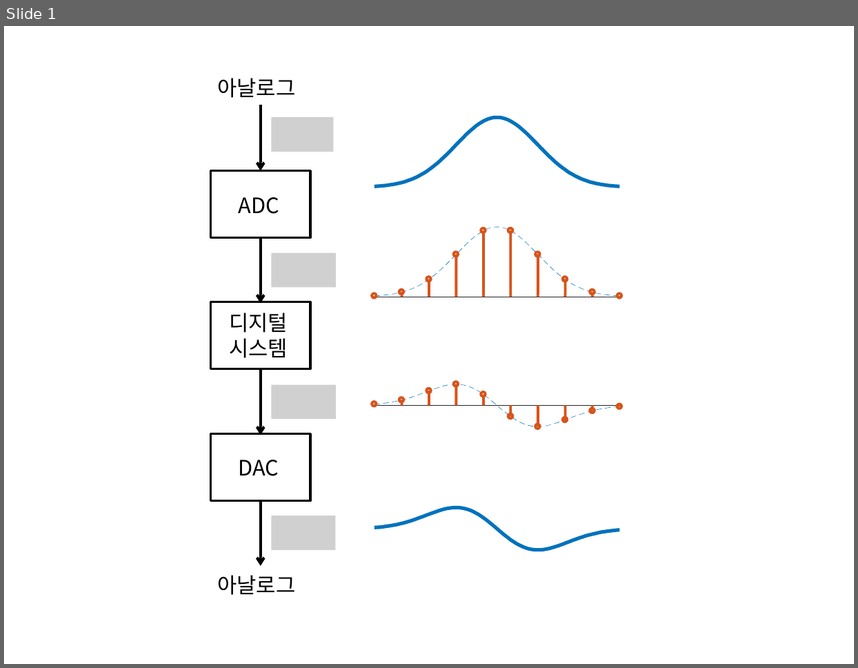
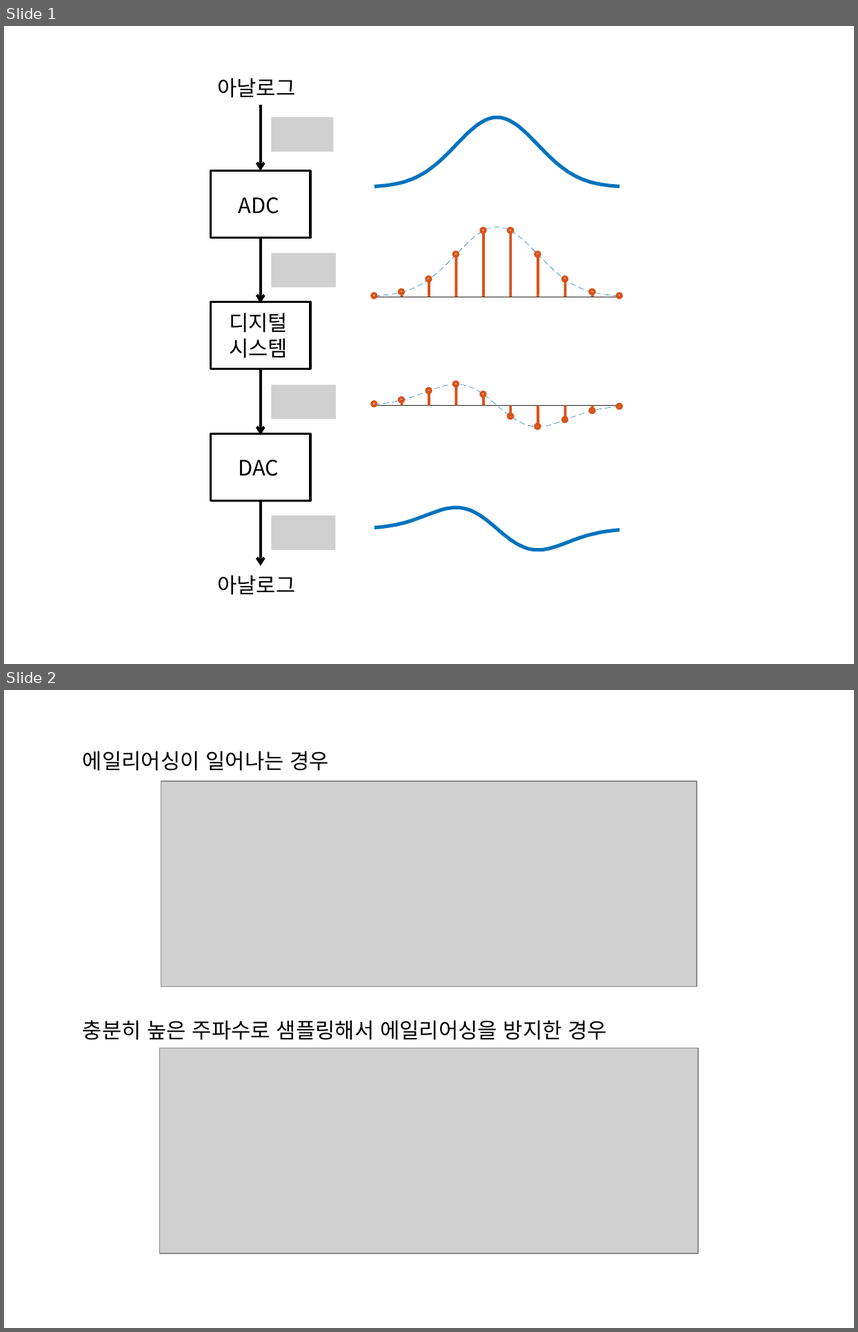
Before and after one commit to answeredbyablemind/answeredbyablemind.github.io, a slide deck: pics/2022-01-14-sampling_CT_to_DT/pics.pptx. Shown one above the other, each under a label of ours: slide 1 before the commit, slides 1 and 2 after it. The pictures are 858x668 and 858x1332 pixels, drawn with LibreOffice and Linux fonts; fonts in the diff are those of the drawing; grey boxes stand for pictures. Boxes give left, top, right and bottom in pixels: in the first picture for what was removed or moved away, otherwise in the second. Text is boxed around its words. In the diff, an @@ line names an element or a change of style, - is before the commit and + after.

```diff
--- a/pics/2022-01-14-sampling_CT_to_DT/pics.pptx
+++ b/pics/2022-01-14-sampling_CT_to_DT/pics.pptx
@@ slide 2 added at box(4, 690, 854, 1328), background #FFFFFF @@
@@ group added at box(83, 751, 697, 1253): 2 pictures, 2 texts @@
+에일리어싱이 일어나는 경우
+충분히 높은 주파수로 샘플링해서 에일리어싱을 방지한 경우
```
Also in this commit, not shown: 1 other slide added, 4 other files.
